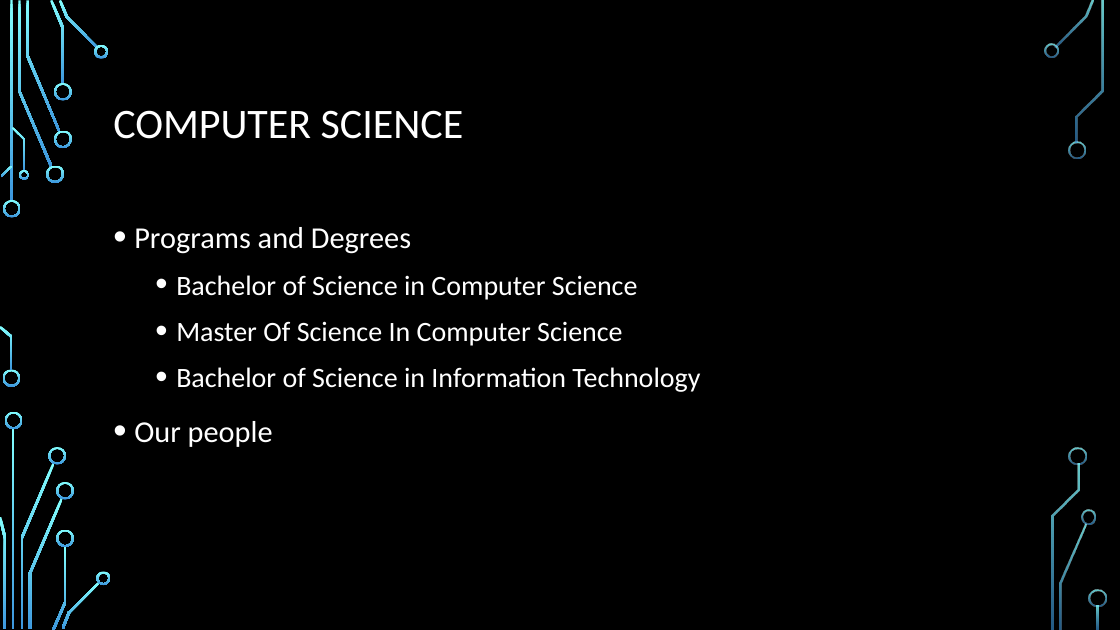
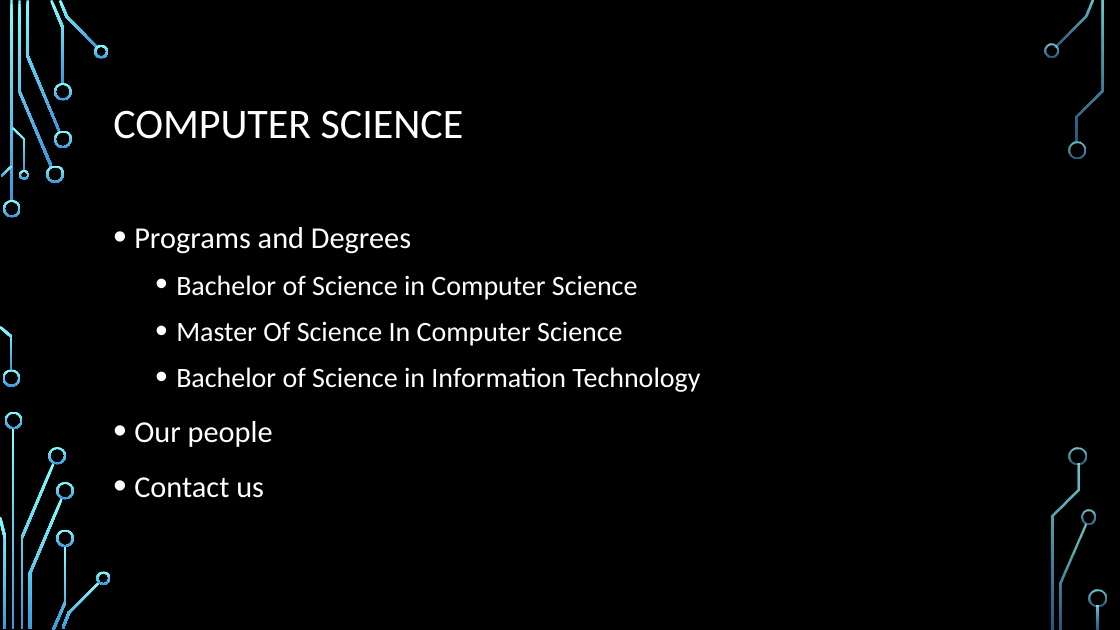
Before and after one commit to hozRifai/webProgrammingProject, a slide deck: slide 7 of presentation.pptx. Drawn at 1120x630 pixels with LibreOffice and Linux fonts; fonts in the diff are those of the drawing; background and template pictures are left out. Boxes give left, top, right and bottom in pixels: in the first picture for what was removed or moved away, otherwise in the second. Text is boxed around its words. In the diff, an @@ line names an element or a change of style, - is before the commit and + after.

```diff
--- a/presentation.pptx
+++ b/presentation.pptx
@@ text at [134, 477, 264, 498]: paragraph added @@
+• Contact us
```
Also in this commit, not shown: 2 other slides changed, 1 other file.
